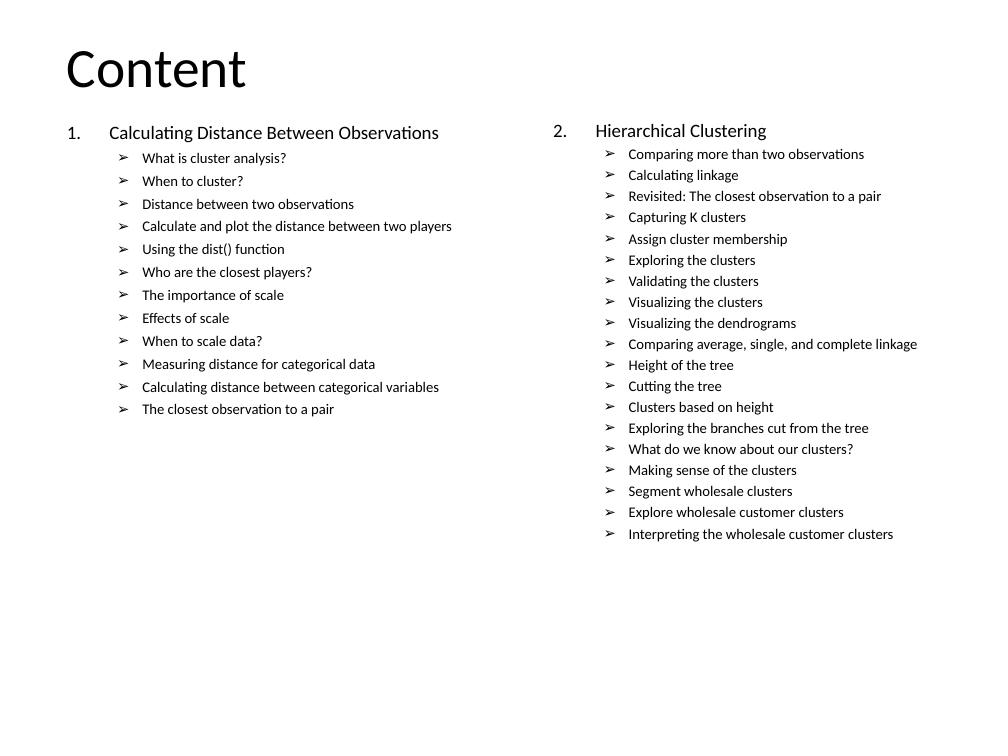
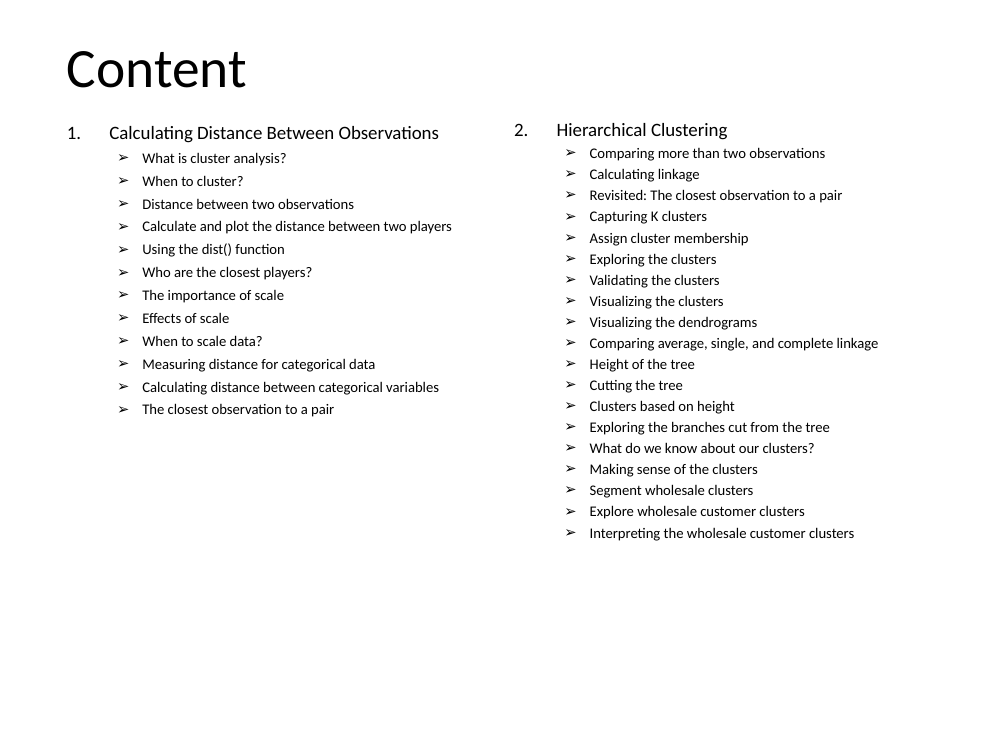
Before and after one commit to parcap/business-education, a slide deck: slide 2 of Track - Machine Learning/Cluster-Analysis-In-R/Cluster Analysis in R.pptx. Drawn at 1008x756 pixels with LibreOffice and Linux fonts; fonts in the diff are those of the drawing. Boxes give left, top, right and bottom in pixels: in the first picture for what was removed or moved away, otherwise in the second. Text is boxed around its words. In the diff, an @@ line names an element or a change of style, - is before the commit and + after.

```diff
--- a/Track - Machine Learning/Cluster-Analysis-In-R/Cluster Analysis in R.pptx
+++ b/Track - Machine Learning/Cluster-Analysis-In-R/Cluster Analysis in R.pptx
@@ text "Hierarchical Clustering": place and size @@
-text "Hierarchical Clustering" at (596, 124, 918, 542)
+text "Hierarchical Clustering" at (557, 123, 879, 541)
```
Also in this commit, not shown: 6 other slides changed, 1 slide added.
